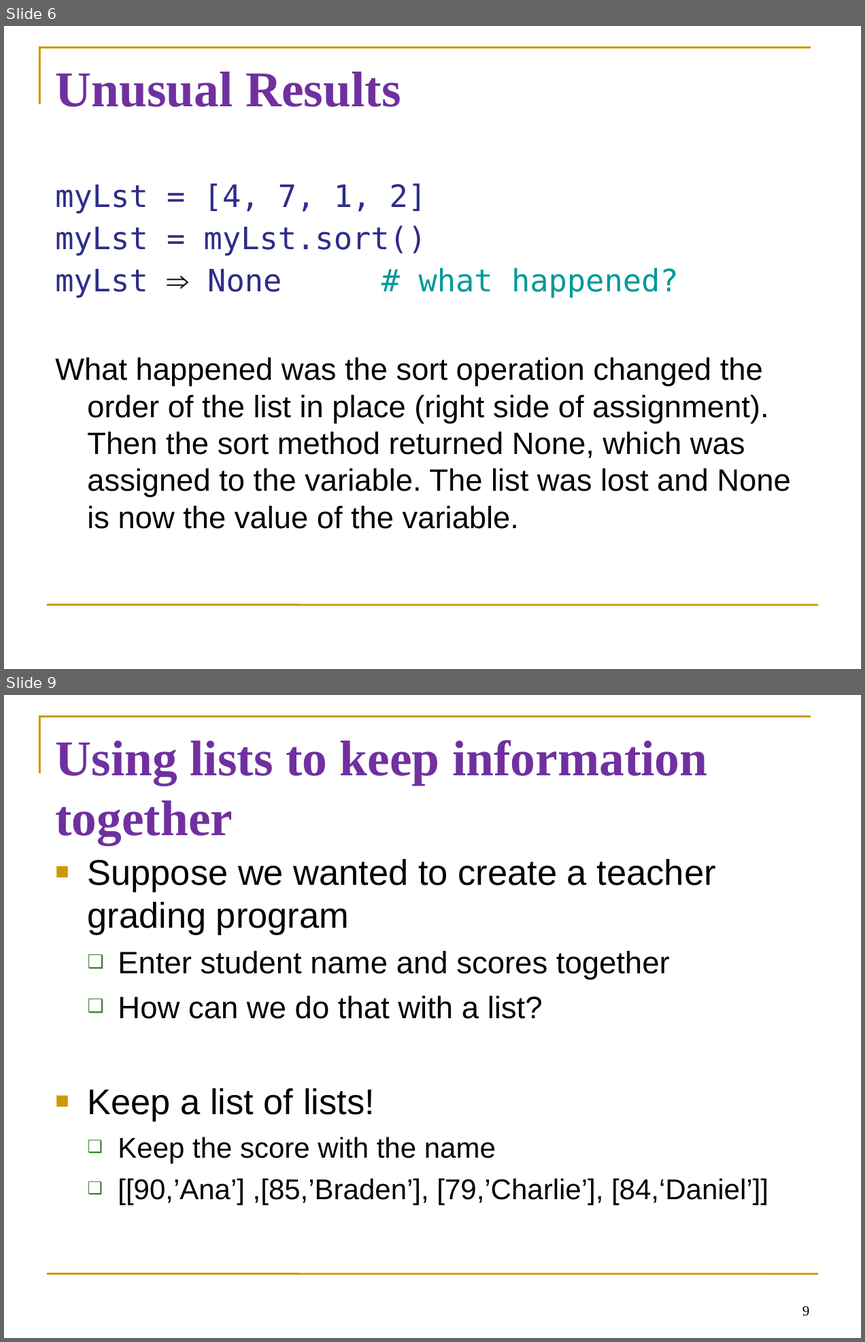
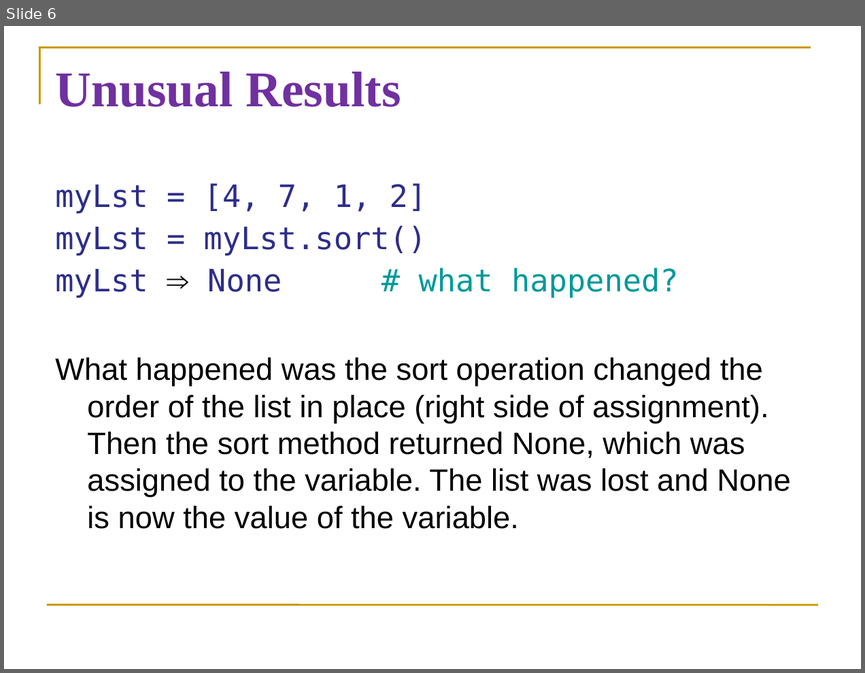
Before and after one commit to diesburg/cs1510_sp25, a slide deck: sessions/s28/s28.ppt. Shown one above the other, each under a label of ours: slides 6 and 9 before the commit, slide 6 after it; the slides between them are not shown. The pictures are 865x1342 and 865x673 pixels, drawn with LibreOffice and Linux fonts; fonts in the diff are those of the drawing. Boxes give left, top, right and bottom in pixels: in the first picture for what was removed or moved away, otherwise in the second. Text is boxed around its words. In the diff, an @@ line names an element or a change of style, - is before the commit and + after.

Commit message:
Updated sorted lists lecture to be more interactive, better examples.

```diff
--- a/sessions/s28/s28.ppt
+++ b/sessions/s28/s28.ppt
@@ slide 9 removed at (4, 695, 861, 1338), background #FFFFFF; not listed: 2 template elements that a slide beside it also shows @@
@@ title removed at (55, 740, 707, 845) @@
-Using lists to keep information together
@@ text removed at (87, 859, 768, 1205) @@
-■ Suppose we wanted to create a teacher grading program
-  ❑ Enter student name and scores together
-  ❑ How can we do that with a list?
-■ Keep a list of lists!
-  ❑ Keep the score with the name
-  ❑ [[90,’Ana’] ,[85,’Braden’], [79,’Charlie’], [84,‘Daniel’]]
@@ page number removed at (802, 1306, 809, 1316) @@
-9
```
Also in this commit, not shown: 2 slides changed, 2 slides added, 5 other files.
